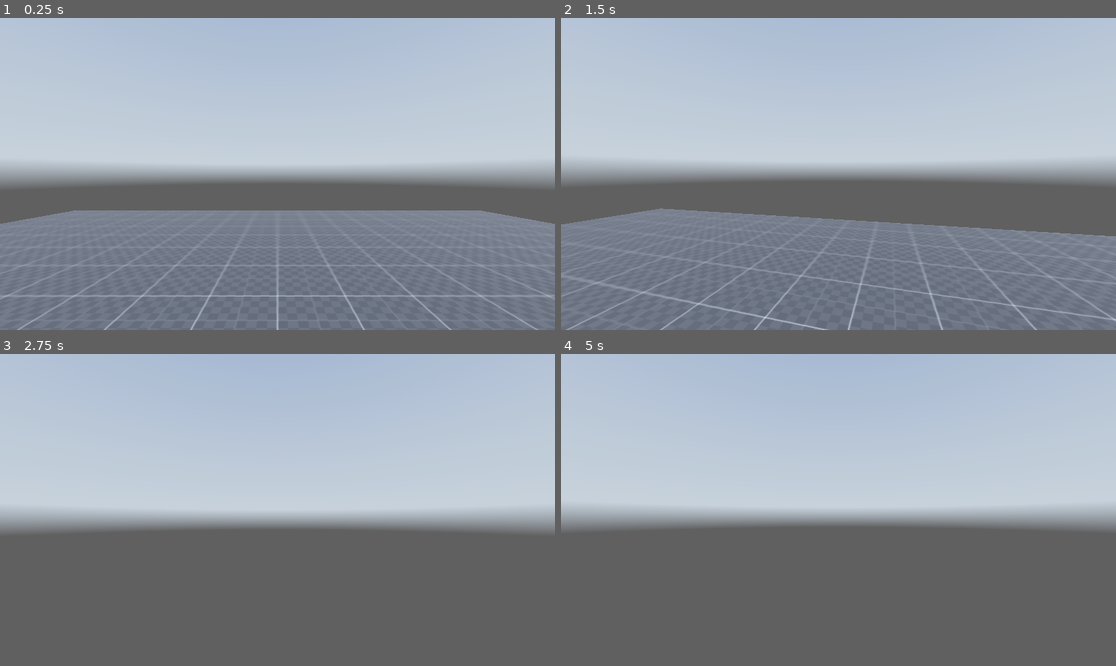
Above: before the commit, frames 1-4 (two rows, left to right).
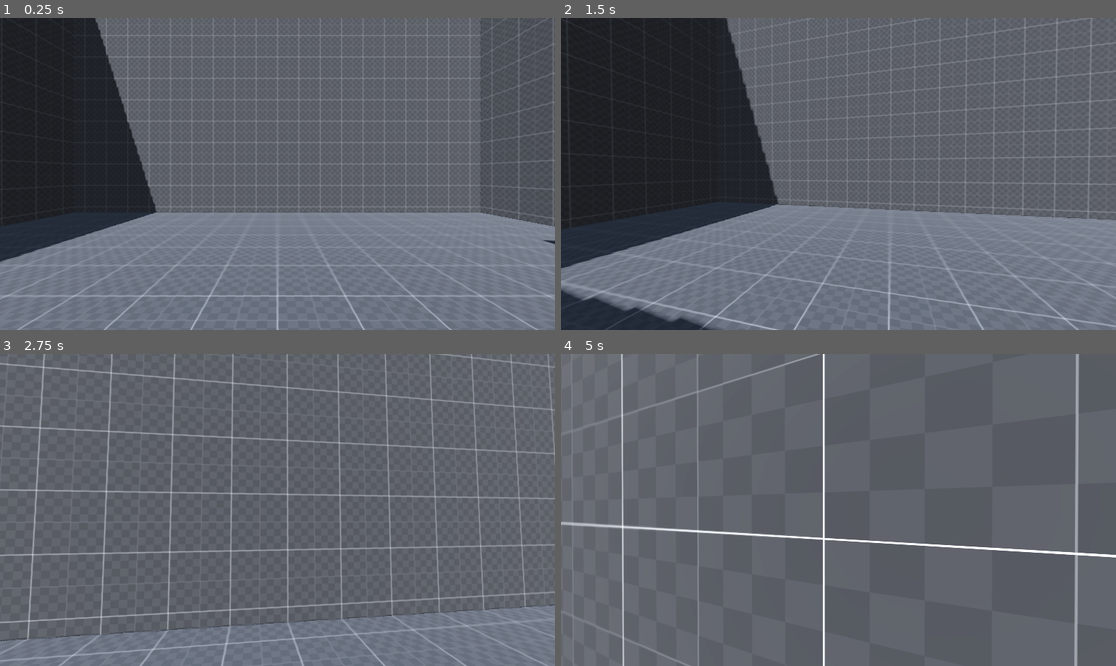
Above: after the commit, the same moments.

Repository: Pureya/Diesel-Soldier
Game: Godot game, scene res://scenes/main.tscn
Two runs of this game, one before a commit and one after it. Both use one fixed random seed, a clock stepped at 60 frames per second and the inputs below. A sky picture missing from this copy of the repository is replaced by a grey-blue gradient.
Inputs (mouse positions are in pixels of both pictures, inside the frame that each line leads up to):
- Up to frame 1 (0.25 s): no input
- Up to frame 2 (1.5 s): tap Enter (ui_accept) at 0.5, 0.77, 1.07 s; move the mouse to (866, 174) at 0.52 s; hold Ctrl (Crouch) 0.53-1.28 s; hold W (Forward) from 0.53 s (still down); tap Alt (Free_Look) at 0.8, 1.35 s; move the mouse to (810, 174) at 1.27 s
- Up to frame 3 (2.75 s): keep holding W (Forward); tap Enter (ui_accept) at 1.52, 1.82, 2.3 s; tap Shift (Sprint) at 1.55 s; move the mouse to (288, 503) at 2.02 s; hold Shift (Sprint) from 2.03 s (still down)
- Up to frame 4 (5 s): keep holding W (Forward); move the mouse to (832, 516) at 2.77 s; release Shift (Sprint) at 2.78 s; tap Enter (ui_accept) at 2.85, 3.02, 3.32, 3.77, 4.07, 4.52, 4.82 s; tap Ctrl (Crouch) at 3.05 s; move the mouse to (877, 513) at 3.52 s; hold Ctrl (Crouch) 3.53-4.28 s; tap Alt (Free_Look) at 3.8, 4.35 s; move the mouse to (794, 506) at 4.27 s; tap Shift (Sprint) at 4.55 s

The runs differ from the first frame. In frame 1, 59% of the frame differs, in the area x 0-100%, y 0-79%; in frame 2, 66%; in frame 3, 71%, in the area x 0-100%, y 0-100%; in frame 4, 57%.

Commit message:
Basic Jump animation
A basic head bob animation was added, some code was cleaned up.

Diff:
--- a/scenes/main.tscn
+++ b/scenes/main.tscn
@@ -20,6 +20,67 @@
 tonemap_mode = 2
 glow_enabled = true
 
+[sub_resource type="Animation" id="Animation_o0jp7"]
+resource_name = "jump"
+length = 0.3
+tracks/0/type = "value"
+tracks/0/imported = false
+tracks/0/enabled = true
+tracks/0/path = NodePath(".:position")
+tracks/0/interp = 1
+tracks/0/loop_wrap = true
+tracks/0/keys = {
+"times": PackedFloat32Array(0, 0.1, 0.3),
+"transitions": PackedFloat32Array(1, 1, 1),
+"update": 0,
+"values": [Vector3(0, 0, 0), Vector3(0, -0.1, 0), Vector3(0, 0, 0)]
+}
+tracks/1/type = "value"
+tracks/1/imported = false
+tracks/1/enabled = true
+tracks/1/path = NodePath(".:rotation")
+tracks/1/interp = 1
+tracks/1/loop_wrap = true
+tracks/1/keys = {
+"times": PackedFloat32Array(0, 0.1, 0.3),
+"transitions": PackedFloat32Array(1, 1, 1),
+"update": 0,
+"values": [Vector3(0, 0, 0), Vector3(-0.0523599, 0, 0), Vector3(0, 0, 0)]
+}
+
+[sub_resource type="Animation" id="Animation_6y5a7"]
+length = 0.001
+tracks/0/type = "value"
+tracks/0/imported = false
+tracks/0/enabled = true
+tracks/0/path = NodePath(".:position")
+tracks/0/interp = 1
+tracks/0/loop_wrap = true
+tracks/0/keys = {
+"times": PackedFloat32Array(0),
+"transitions": PackedFloat32Array(1),
+"update": 0,
+"values": [Vector3(0, 0, 0)]
+}
+tracks/1/type = "value"
+tracks/1/imported = false
+tracks/1/enabled = true
+tracks/1/path = NodePath(".:rotation")
+tracks/1/interp = 1
+tracks/1/loop_wrap = true
+tracks/1/keys = {
+"times": PackedFloat32Array(0),
+"transitions": PackedFloat32Array(1),
+"update": 0,
+"values": [Vector3(0, 0, 0)]
+}
+
+[sub_resource type="AnimationLibrary" id="AnimationLibrary_pien3"]
+_data = {
+"RESET": SubResource("Animation_6y5a7"),
+"jump": SubResource("Animation_o0jp7")
+}
+
 [sub_resource type="CapsuleShape3D" id="CapsuleShape3D_4c15p"]
 
 [sub_resource type="CapsuleShape3D" id="CapsuleShape3D_53j3v"]
@@ -37,7 +98,43 @@
 material = SubResource("StandardMaterial3D_7sm6c")
 
 [node name="Floor2" type="CSGBox3D" parent="stage"]
-transform = Transform3D(1, 0, 0, 0, 1, 0, 0, 0, 1, 0, 2.26854, 15)
+transform = Transform3D(1, 0, 0, 0, 1, 0, 0, 0, 1, 0, 2.26854, 13)
+use_collision = true
+size = Vector3(20, 1, 20)
+material = SubResource("StandardMaterial3D_7sm6c")
+
+[node name="Step" type="CSGBox3D" parent="stage"]
+transform = Transform3D(1, 0, 0, 0, 1, 2.98023e-08, 0, -2.98023e-08, 1, 8.5, 1.26854, -0.5)
+use_collision = true
+size = Vector3(3, 1, 5)
+material = SubResource("StandardMaterial3D_7sm6c")
+
+[node name="Step2" type="CSGBox3D" parent="stage"]
+transform = Transform3D(1, 0, 0, 0, 1, 2.98023e-08, 0, -2.98023e-08, 1, 8.5, 0.26854, -4.5)
+use_collision = true
+size = Vector3(3, 1, 1)
+material = SubResource("StandardMaterial3D_7sm6c")
+
+[node name="Wall" type="CSGBox3D" parent="stage"]
+transform = Transform3D(2.98023e-08, -1, 0, 1, 2.98023e-08, 0, 0, 0, 1, -10, 2.26854, -1)
+use_collision = true
+size = Vector3(20, 1, 20)
+material = SubResource("StandardMaterial3D_7sm6c")
+
+[node name="Wall2" type="CSGBox3D" parent="stage"]
+transform = Transform3D(2.98023e-08, -1, 0, 1, 2.98023e-08, 0, 0, 0, 1, 10, 2.26854, -1)
+use_collision = true
+size = Vector3(20, 1, 20)
+material = SubResource("StandardMaterial3D_7sm6c")
+
+[node name="Wall3" type="CSGBox3D" parent="stage"]
+transform = Transform3D(-1.3027e-15, 4.37114e-08, 1, 1, 2.98023e-08, 0, -2.98023e-08, 1, -4.37114e-08, 0, 2.26854, -10)
+use_collision = true
+size = Vector3(20, 1, 20)
+material = SubResource("StandardMaterial3D_7sm6c")
+
+[node name="Wall4" type="CSGBox3D" parent="stage"]
+transform = Transform3D(-1.3027e-15, 4.37114e-08, 1, 1, 2.98023e-08, 0, -2.98023e-08, 1, -4.37114e-08, 0, 2.26854, 8)
 use_collision = true
 size = Vector3(20, 1, 20)
 material = SubResource("StandardMaterial3D_7sm6c")
@@ -60,7 +157,15 @@
 
 [node name="Head" type="Node3D" parent="Player/Neck"]
 
-[node name="Camera3D" type="Camera3D" parent="Player/Neck/Head"]
+[node name="Eyes" type="Node3D" parent="Player/Neck/Head"]
+
+[node name="Camera3D" type="Camera3D" parent="Player/Neck/Head/Eyes"]
+
+[node name="AnimationPlayer" type="AnimationPlayer" parent="Player/Neck/Head/Eyes"]
+root_node = NodePath("../Camera3D")
+libraries = {
+"": SubResource("AnimationLibrary_pien3")
+}
 
 [node name="Standing_Body" type="CollisionShape3D" parent="Player"]
 shape = SubResource("CapsuleShape3D_4c15p")
--- a/scripts/controller.gd
+++ b/scripts/controller.gd
@@ -6,12 +6,14 @@
 @onready var crouchingBody = $Crouching_Body
 @onready var checkHead = $Check_Head
 @onready var neck = $Neck
-@onready var camera3d = $Neck/Head/Camera3D
+@onready var camer3d = $Neck/Head/Eyes/Camera3D
+@onready var eyes = $Neck/Head/Eyes
+@onready var animationPlayer = $Neck/Head/Eyes/AnimationPlayer
 
 
 # Speed vars
 var currentSpeed = 5.0
-@export var wankingSpeed = 5.0
+@export var walkingSpeed = 5.0
 @export var sprintingSpeed = 9.0
 @export var crouchingSpeed = 3.0
 
@@ -33,6 +35,19 @@
 var slideTimerMax = 1.0
 var slideVector = Vector2.ZERO
 var slideSpeed = 10.0
+
+# Head bobbing var
+const sprintingBobSpeed = 22.0
+const walkingBobSpeed = 14.0
+const crouchingBobSpeed = 10.0
+
+const sprintBobInt = 0.2
+const walkingBobInt = 0.1
+const crouchingBobInt = 0.05
+
+var bobVector = Vector2.ZERO
+var bobIndex = 0.0
+var currentBobInt = 0.0
 
 # Input vars
 var direction = Vector3.ZERO
@@ -61,7 +76,7 @@
 	var input_dir = Input.get_vector("Left", "Right", "Forward", "Backward")
 	# Check if crouching (Crouching is more important to check then sprint)
 	if Input.is_action_pressed("Crouch") || sliding:
-		currentSpeed = crouchingSpeed
+		currentSpeed = lerp(currentSpeed, crouchingSpeed, delta * lerpSpeed)
 		head.position.y = lerp(head.position.y,crouchDepth, delta * lerpSpeed)
 		#Change Collider so we can fit whole body
 		standingBody.disabled = true
@@ -86,12 +101,12 @@
 		head.position.y = lerp(head.position.y, 0.0, delta * lerpSpeed)
 		#sprint
 		if Input.is_action_pressed("Sprint"):
-			currentSpeed = sprintingSpeed
+			currentSpeed = lerp(currentSpeed, sprintingSpeed, delta * lerpSpeed)
 			walking = false
 			sprinting = true
 			crouching = false
 		else:
-			currentSpeed = wankingSpeed
+			currentSpeed = lerp(currentSpeed, walkingSpeed, delta * lerpSpeed)
 			walking = true
 			sprinting = false
 			crouching = false
@@ -100,13 +115,13 @@
 	if Input.is_action_pressed("Free_Look") || sliding:
 		freeLook = true
 		if sliding:
-			camera3d.rotation.z = lerp(camera3d.rotation.z, deg_to_rad(7.0), delta * lerpSpeed)
+			eyes.rotation.z = lerp(eyes.rotation.z, deg_to_rad(7.0), delta * lerpSpeed)
 		else:
-			camera3d.rotation.z = deg_to_rad(neck.rotation.y * freeLookTilt)
+			eyes.rotation.z = deg_to_rad(neck.rotation.y * freeLookTilt)
 	else:
 		freeLook = false
 		neck.rotation.y = lerp(neck.rotation.y,0.0, delta * lerpSpeed)
-		camera3d.rotation.z = lerp(camera3d.rotation.z,0.0, delta * lerpSpeed)
+		eyes.rotation.z = lerp(eyes.rotation.z,0.0, delta * lerpSpeed)
 
 	# Handle sliding
 	if sliding:
@@ -116,6 +131,26 @@
 			freeLook = false
 			print("Sliding done!")
 
+	# Handle Bobbing
+	if sprinting:
+		currentBobInt = sprintBobInt
+		bobIndex += sprintingBobSpeed * delta
+	elif walking:
+		currentBobInt = walkingBobInt
+		bobIndex += walkingBobSpeed * delta
+	elif crouching:
+		currentBobInt = crouchingBobInt
+		bobIndex += crouchingBobSpeed * delta
+
+	if is_on_floor() && !sliding && input_dir != Vector2.ZERO:
+		bobVector.y = sin(bobIndex)
+		bobVector.x = sin(bobIndex/2)+0.5
+		eyes.position.y = lerp(eyes.position.y, bobVector.y * (currentBobInt / 2.0), delta * lerpSpeed )
+		eyes.position.x = lerp(eyes.position.x, bobVector.x * currentBobInt, delta * lerpSpeed )
+	else:
+		eyes.position.y = lerp(eyes.position.y, 0.0, delta * lerpSpeed )
+		eyes.position.x = lerp(eyes.position.x, 0.0, delta * lerpSpeed )
+
 	# Add the gravity.
 	if not is_on_floor():
 		velocity.y -= gravity * delta
@@ -124,21 +159,19 @@
 	if Input.is_action_just_pressed("ui_accept") and is_on_floor():
 		velocity.y = jumpVelocity
 		sliding = false
+		animationPlayer.play("jump")
 
-	# Get the input direction and handle the movement/deceleration.
-	# As good practice, you should replace UI actions with custom gameplay actions.
-
-	direction = lerp(direction,(transform.basis * Vector3(input_dir.x, 0, input_dir.y)).normalized(), delta*lerpSpeed)
+	if is_on_floor():
+		direction = lerp(direction,(transform.basis * Vector3(input_dir.x, 0, input_dir.y)).normalized(), delta*lerpSpeed)
 
 	if sliding:
 		direction = (transform.basis * Vector3(slideVector.x, 0.0, slideVector.y)).normalized()
+		currentSpeed = (slideTimer+0.1) * slideSpeed
 
 	if direction:
 		velocity.x = direction.x * currentSpeed
 		velocity.z = direction.z * currentSpeed
-		if sliding:
-			velocity.x = direction.x * (slideTimer+0.1) * slideSpeed
-			velocity.z = direction.z * (slideTimer+0.1) * slideSpeed
+
 	else:
 		velocity.x = move_toward(velocity.x, 0, currentSpeed)
 		velocity.z = move_toward(velocity.z, 0, currentSpeed)
Not shown: 1 places in scenes/main.tscn that only renumber resources
